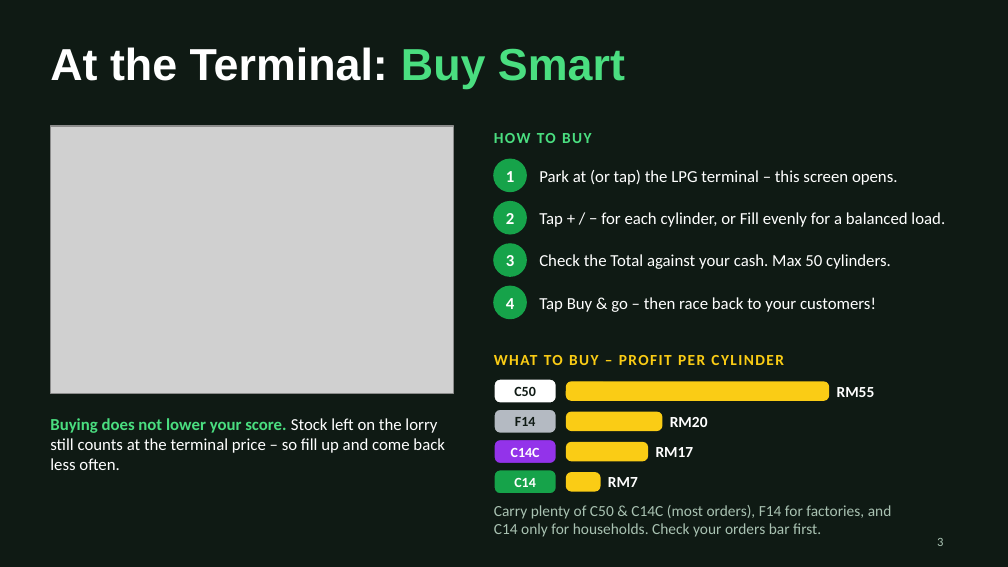
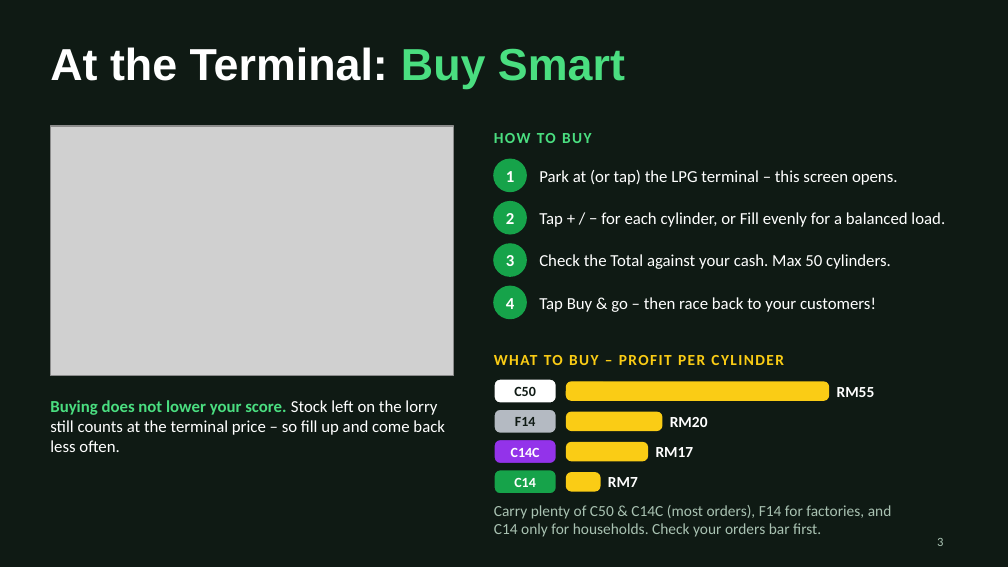
Before and after one commit to hzwnrli/malaysiainternship, a slide deck: slide 3 of slides/LPG_Lorry_Rush_How_to_Play.pptx. Drawn at 1008x567 pixels with LibreOffice and Linux fonts; fonts in the diff are those of the drawing; grey boxes stand for pictures. Boxes give left, top, right and bottom in pixels: in the first picture for what was removed or moved away, otherwise in the second. Text is boxed around its words. In the diff, an @@ line names an element or a change of style, - is before the commit and + after.

```diff
--- a/slides/LPG_Lorry_Rush_How_to_Play.pptx
+++ b/slides/LPG_Lorry_Rush_How_to_Play.pptx
@@ picture: place and size @@
-picture at bbox=[50, 126, 454, 393]
+picture at bbox=[50, 126, 454, 376]
@@ text "Buying does not lower your ...": place and size @@
-text "Buying does not lower your ..." at bbox=[50, 418, 445, 470]
+text "Buying does not lower your ..." at bbox=[50, 400, 445, 452]
```
Also in this commit, not shown: 1 other file.
